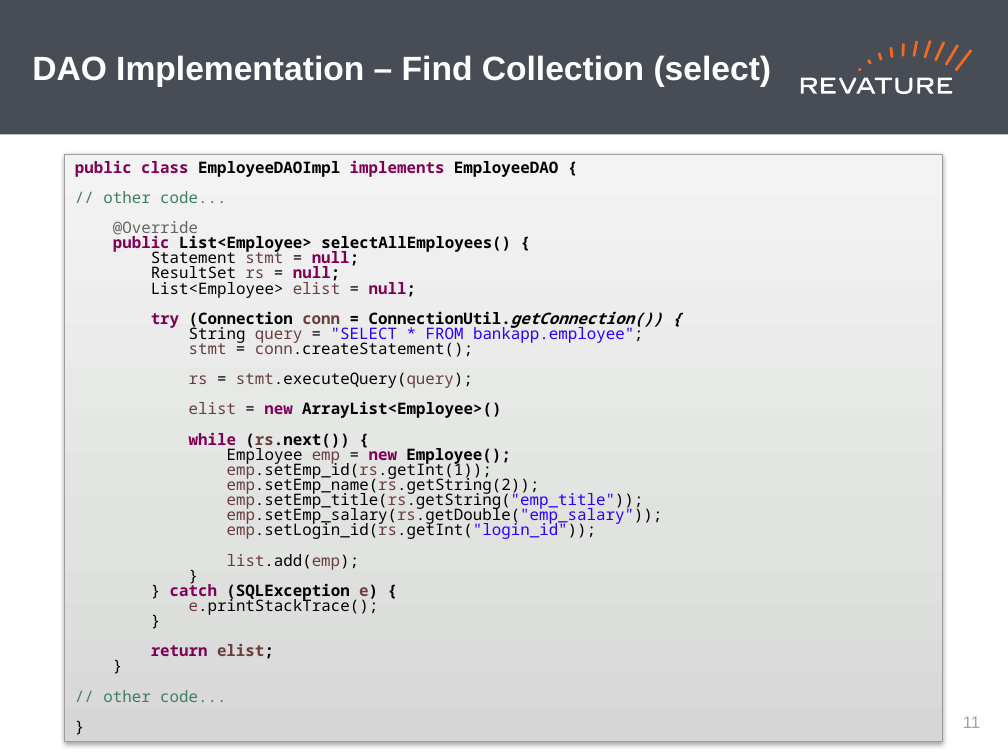
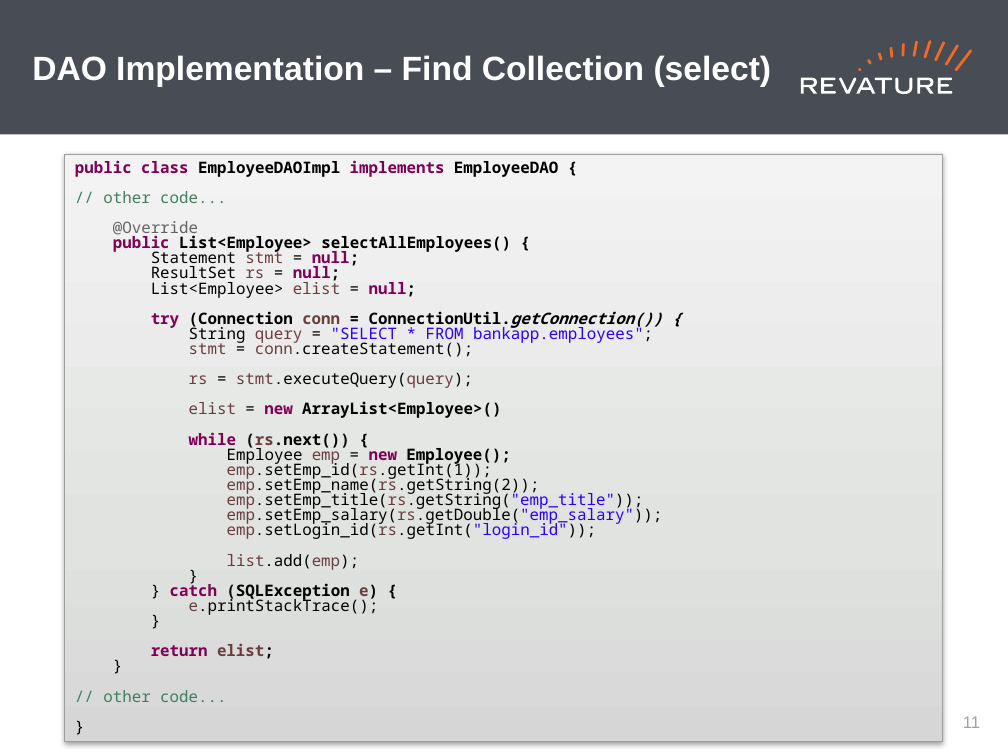
Before and after one commit to jhigherevature/8302021_RAP, a slide deck: slide 12 of powerpoints/Day_26.pptx. Drawn at 1008x756 pixels with LibreOffice and Linux fonts; fonts in the diff are those of the drawing. Boxes give left, top, right and bottom in pixels: in the first picture for what was removed or moved away, otherwise in the second. Text is boxed around its words. In the diff, an @@ line names an element or a change of style, - is before the commit and + after.

```diff
--- a/powerpoints/Day_26.pptx
+++ b/powerpoints/Day_26.pptx
@@ text in rectangle at (189,324,653,344): text changed @@
-String query = "SELECT * FROM bankapp.employee";
+String query = "SELECT * FROM bankapp.employees";
```
Also in this commit, not shown: 9 other files.
